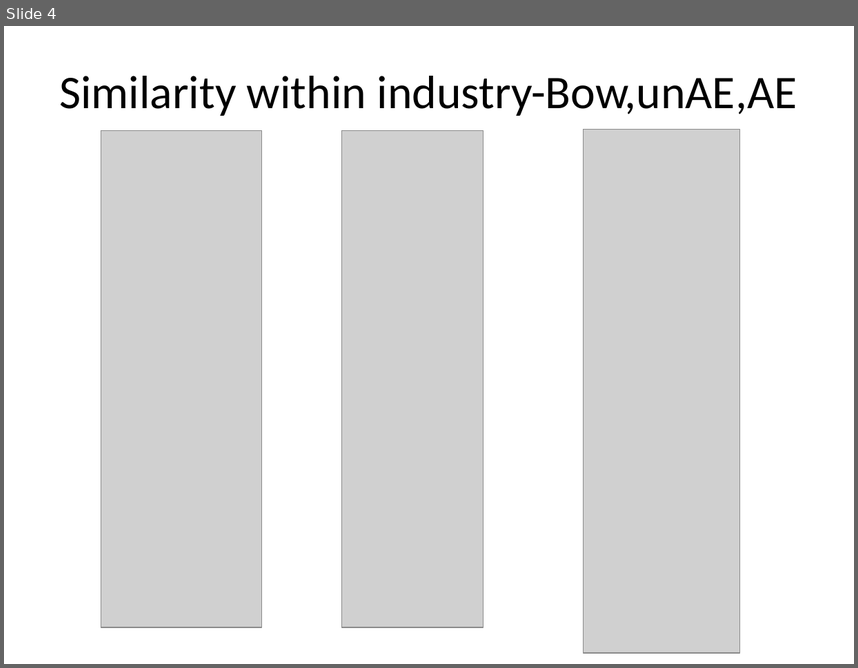
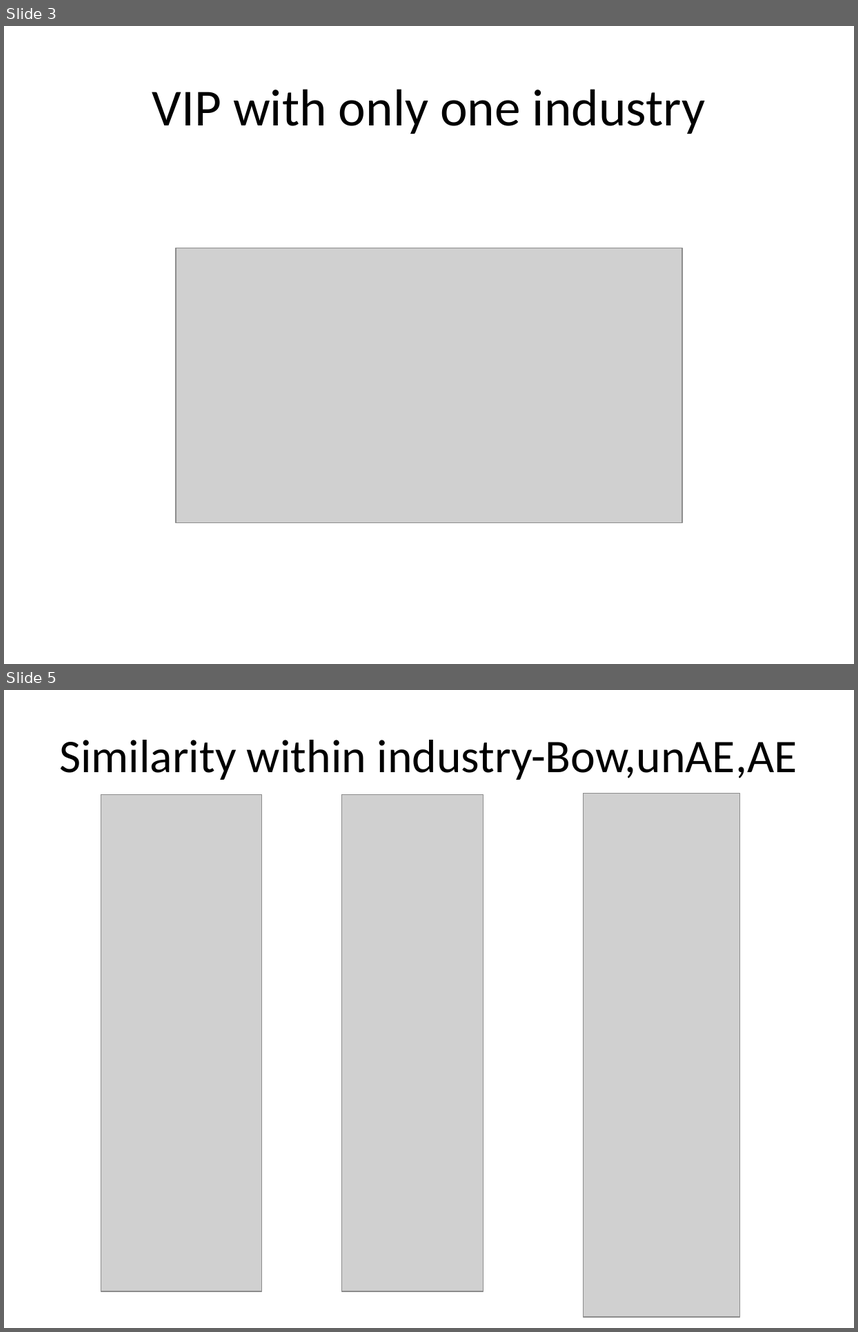
Before and after one commit to Yougigun/ArticleEmbedding, a slide deck: Slide/SDAE.pptx. Shown one above the other, each under a label of ours: slide 4 before the commit, slides 3 and 5 after it; the slides between them are not shown. The pictures are 858x668 and 858x1332 pixels, drawn with LibreOffice and Linux fonts; fonts in the diff are those of the drawing; grey boxes stand for pictures. Boxes give left, top, right and bottom in pixels: in the first picture for what was removed or moved away, otherwise in the second. Text is boxed around its words. In the diff, an @@ line names an element or a change of style, - is before the commit and + after.

```diff
--- a/Slide/SDAE.pptx
+++ b/Slide/SDAE.pptx
@@ slide 3 added at box(4, 26, 854, 664), background #FFFFFF @@
@@ title added at box(152, 89, 705, 134), 44 pt, text #000000 @@
+VIP with only one industry
@@ picture added at box(176, 248, 682, 522) @@
@@ what was slide 4 is now slide 5 @@
```
Also in this commit, not shown: 1 slide changed, 1 other slide added, 1 slide removed, 7 other files.
